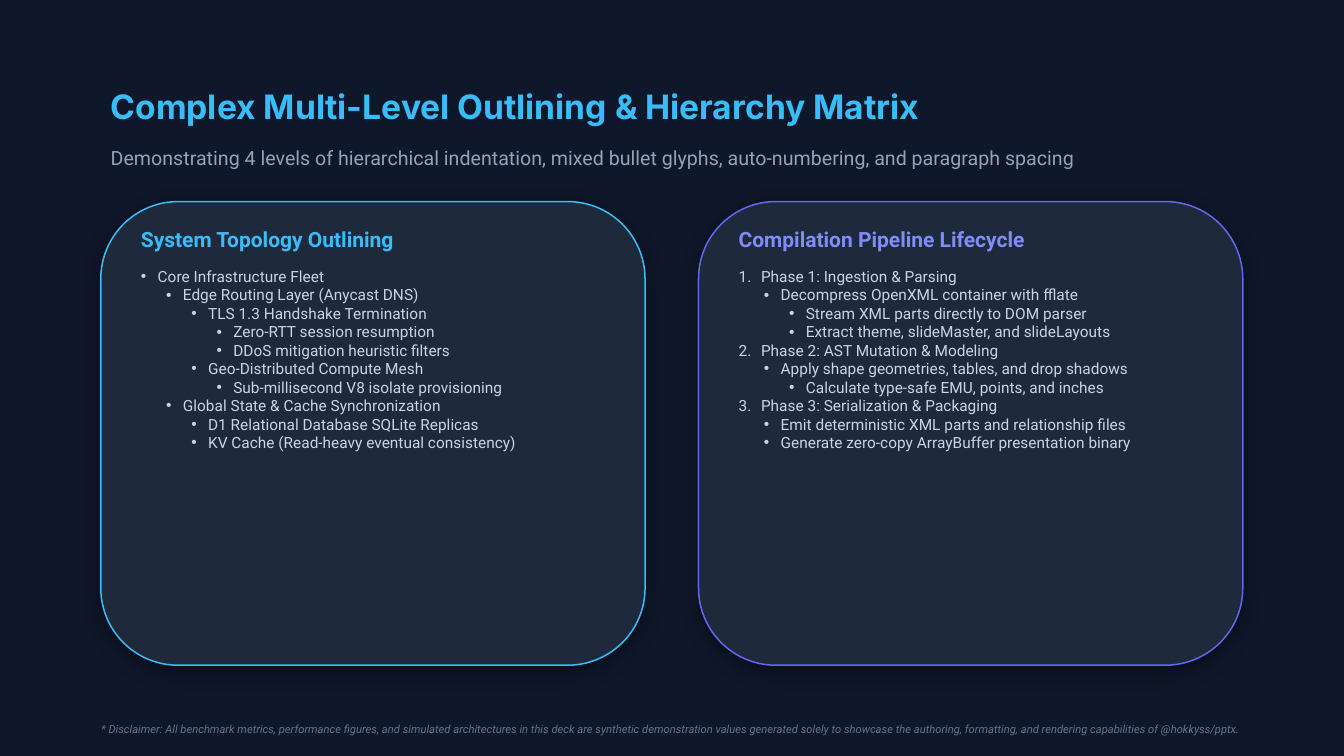
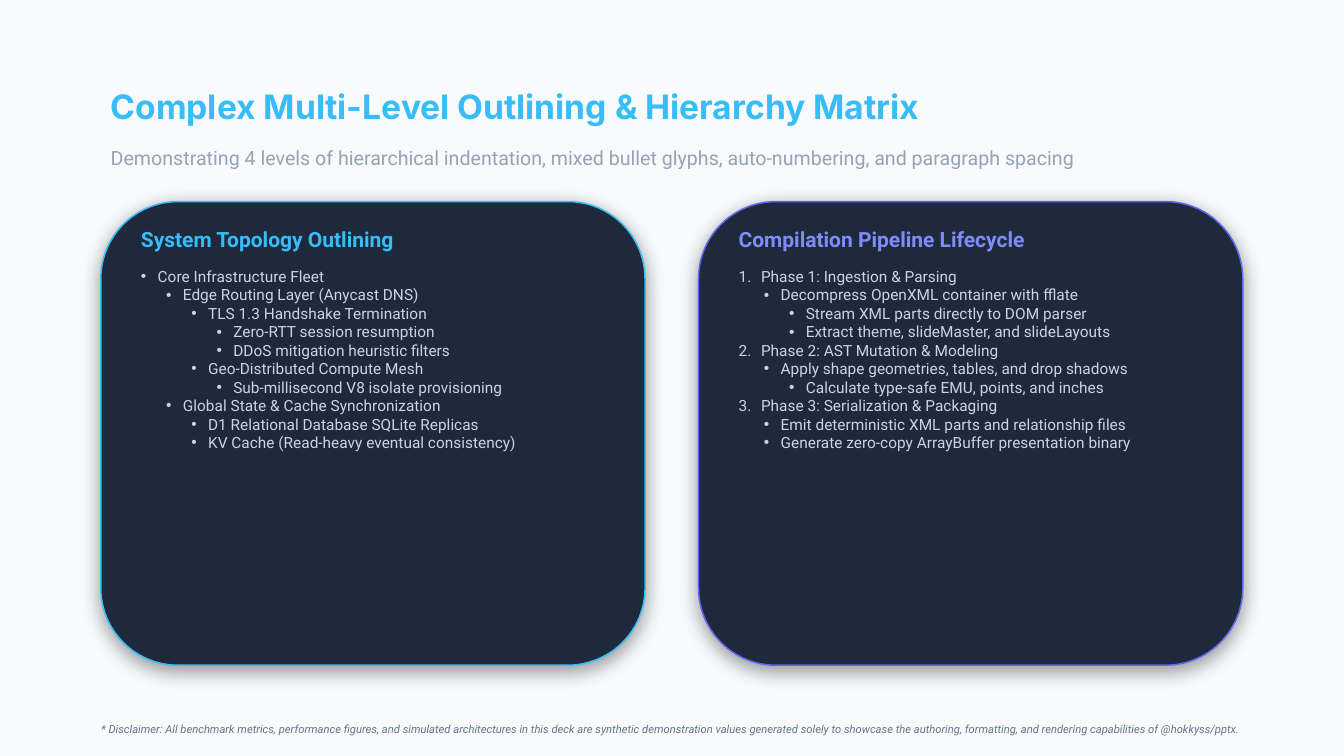
Before and after one commit to hokkyss/pptx-parser, a slide deck: slide 7 of hokkyss_showcase_deck.pptx. Drawn at 1344x756 pixels with LibreOffice and Linux fonts; fonts in the diff are those of the drawing. Boxes give left, top, right and bottom in pixels: in the first picture for what was removed or moved away, otherwise in the second. Text is boxed around its words. In the diff, an @@ line names an element or a change of style, - is before the commit and + after.

```diff
--- a/hokkyss_showcase_deck.pptx
+++ b/hokkyss_showcase_deck.pptx
@@ background #0F172A to #F8FAFC @@
```
Also in this commit, not shown: 8 other slides changed, 1 other file.
